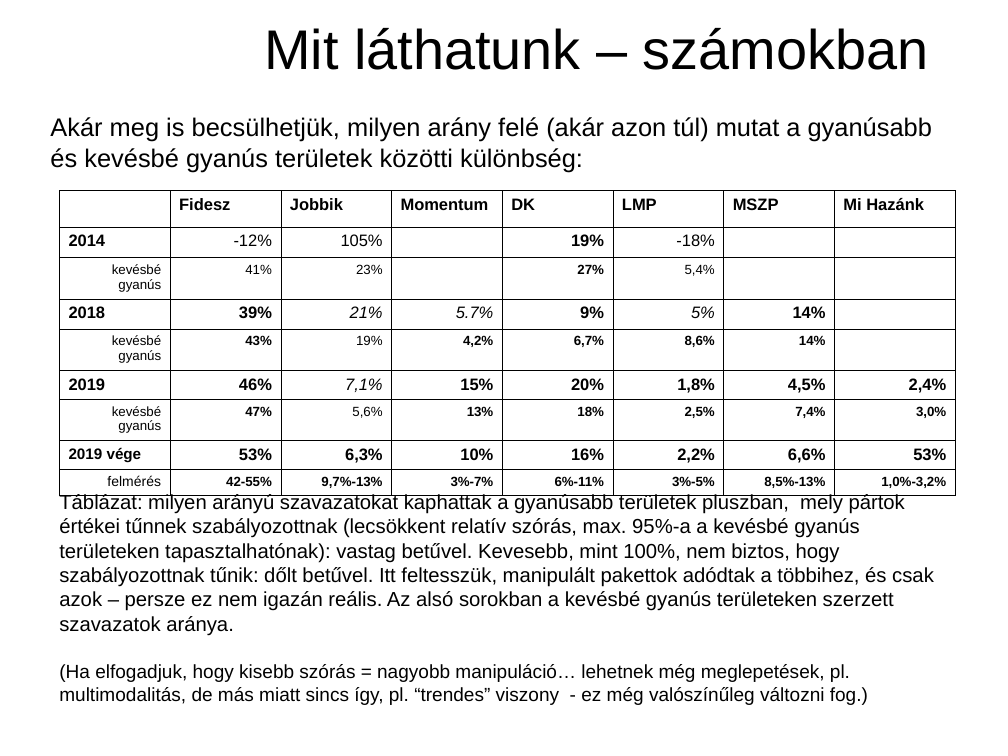
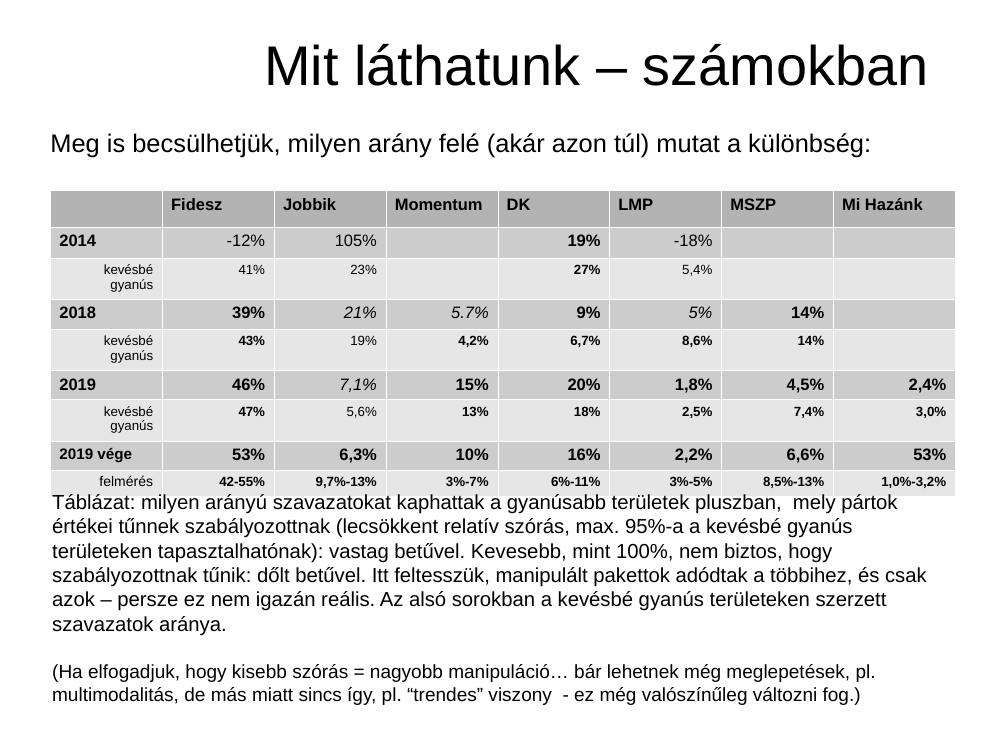
Before and after one commit to brezniczky/ep_elections_2019_hun, a slide deck: slide 31 of slides/hun/slides.odp (slide 30 before the commit). Drawn at 1008x756 pixels with LibreOffice and Linux fonts; fonts in the diff are those of the drawing. Boxes give left, top, right and bottom in pixels: in the first picture for what was removed or moved away, otherwise in the second. Text is boxed around its words. In the diff, an @@ line names an element or a change of style, - is before the commit and + after.

```diff
--- a/slides/hun/slides.odp
+++ b/slides/hun/slides.odp
@@ title at (50,44,929,157): text changed @@
-Mit láthatunk – számokban
-Akár meg is becsülhetjük, milyen arány felé (akár azon túl) mutat a gyanúsabb és kevésbé gyanús területek közötti különbség:
+Mit láthatunk – számokban
+Meg is becsülhetjük, milyen arány felé (akár azon túl) mutat a különbség:
@@ table at (50,190,953,492) @@
@@ fill none to #B3B3B3 in 7 cells @@
@@ fill none to #CCCCCC in 28 cells @@
@@ fill none to #E6E6E6 in 28 cells @@
@@ borders changed @@
@@ table: place and size @@
-table at (59,190,955,492)
+table at (50,190,953,492)
@@ text "Táblázat: milyen arányú szavazatokat kaphattak ...": place and size @@
-text "Táblázat: milyen arányú szavazatokat kaphattak ..." at (59,493,934,705)
+text "Táblázat: milyen arányú szavazatokat kaphattak ..." at (52,494,927,705)
@@ text at (52,664,876,705): text changed @@
-(Ha elfogadjuk, hogy kisebb szórás = nagyobb manipuláció… lehetnek még meglepetések, pl. multimodalitás, de más miatt sincs így, pl. “trendes” viszony - ez még valószínűleg változni fog.)
+(Ha elfogadjuk, hogy kisebb szórás = nagyobb manipuláció… bár lehetnek még meglepetések, pl. multimodalitás, de más miatt sincs így, pl. “trendes” viszony - ez még valószínűleg változni fog.)
```
Also in this commit, not shown: 3 other slides changed, 1 slide added, 4 other files.
